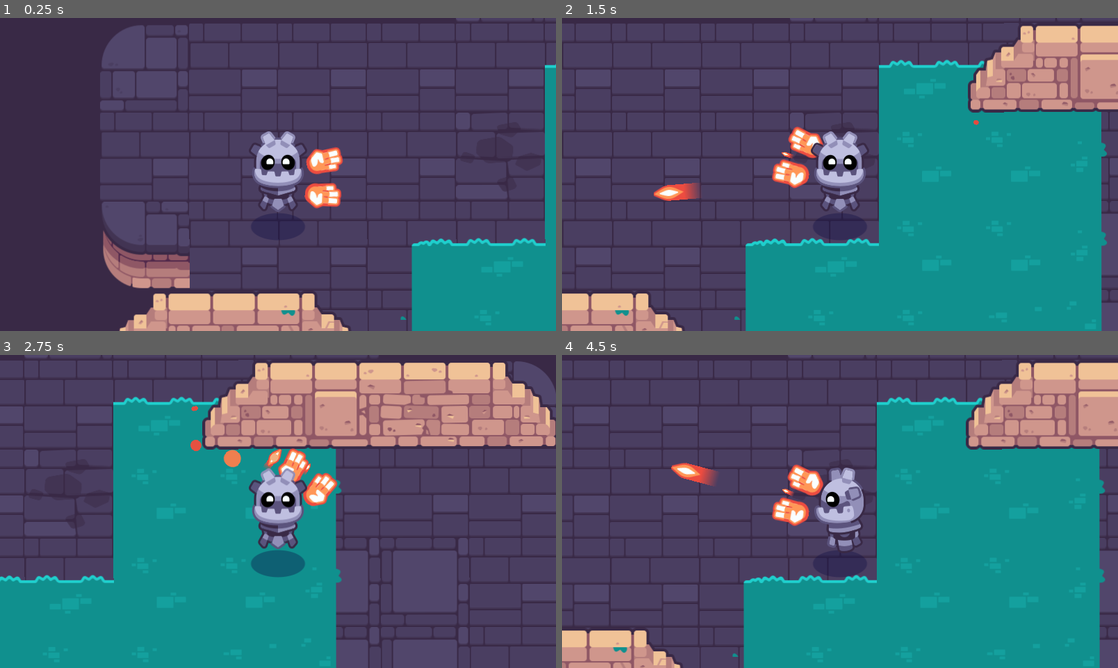
Above: before the commit, frames 1-4 (two rows, left to right).
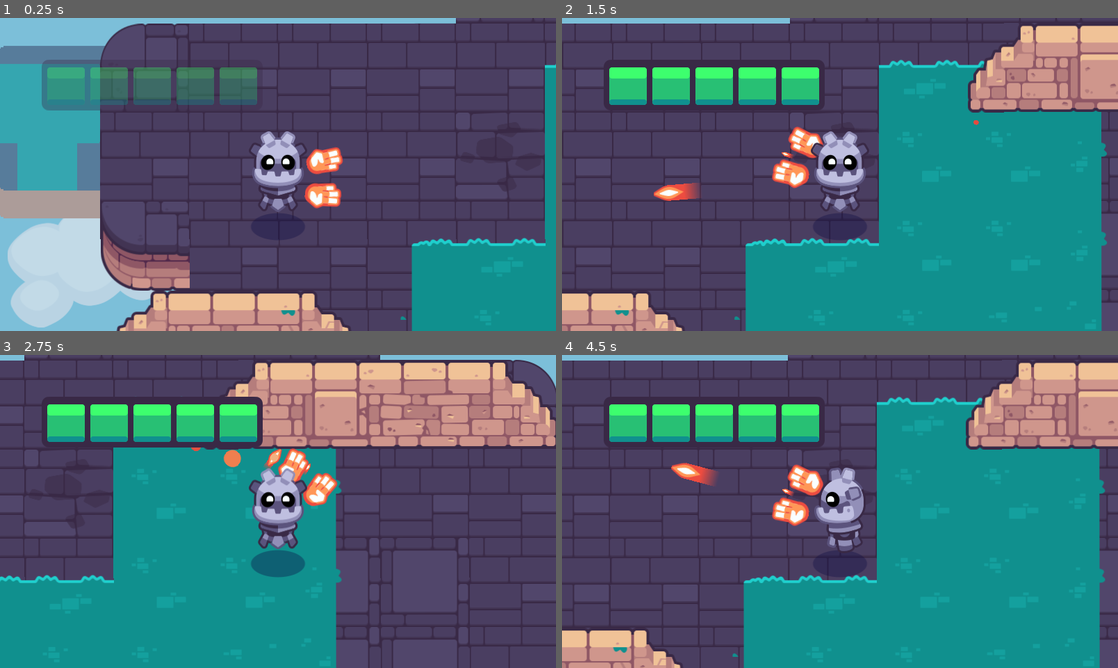
Above: after the commit, the same moments.

Repository: keliang5/2d-GameDev-Course
Game: Godot game, scene res://start.tscn
Two runs of this game, one before a commit and one after it. Both use one fixed random seed, a clock stepped at 60 frames per second and the inputs below. This scene is started directly instead of the project's main scene. Sound files missing from this copy of the repository are replaced by a short silence.
Inputs (mouse positions are in pixels of both pictures, inside the frame that each line leads up to):
- Up to frame 1 (0.25 s): no input
- Up to frame 2 (1.5 s): tap Enter at 0.5 s; move the mouse to (962, 158) at 0.52 s; hold D (move_right) 0.53-1.25 s; hold Mouse wheel down (cycle_weapon_down) 0.53-1.25 s; click (962, 158) at 0.67 s; drag from (728, 190) to (995, 124) at 1.27 s
- Up to frame 3 (2.75 s): move the mouse to (333, 442) at 2.02 s; press the mouse at (333, 442) at 2.03 s; hold D (move_right) from 2.03 s (still down)
- Up to frame 4 (4.5 s): release D (move_right) at 2.75 s; release the mouse at (895, 442) at 2.75 s; drag from (812, 574) to (751, 408) at 2.77 s; move the mouse to (1006, 558) at 3.52 s; hold A (move_left) 3.53-4.25 s; hold Mouse wheel up (cycle_weapon_up) 3.53-4.25 s; drag from (673, 464) to (756, 433) at 4.27 s

The runs differ from the first frame. In frame 1, 24% of the frame differs, in the area x 0-82%, y 0-100%; in frame 2, 6.8%; in frame 3, 6.7%; in frame 4, 6.8%.

Commit message:
Add a Sky and a healthbar

Diff:
--- a/02.getting-to-know-godot/start.tscn
+++ b/02.getting-to-know-godot/start.tscn
@@ -7,6 +7,8 @@
 [ext_resource type="PackedScene" uid="uid://cu2rb5dl4ljte" path="res://levels/rooms/room_a.tscn" id="5_il7hh"]
 [ext_resource type="PackedScene" uid="uid://dgayuh42w4v6u" path="res://levels/rooms/room_b.tscn" id="6_5ykbp"]
 [ext_resource type="PackedScene" uid="uid://cq0mmphkbrvmm" path="res://levels/rooms/room_c.tscn" id="7_t2qdx"]
+[ext_resource type="PackedScene" uid="uid://wdey00p3syru" path="res://levels/background/background_blue_sky.tscn" id="8_saif8"]
+[ext_resource type="PackedScene" uid="uid://cce7r30dfjm4r" path="res://interface/bars/ui_health_bar.tscn" id="9_v23ye"]
 
 [node name="Start" type="Node2D"]
 script = ExtResource("2")
@@ -35,3 +37,13 @@
 
 [node name="RoomC" parent="." instance=ExtResource("7_t2qdx")]
 position = Vector2(1664, -1536)
+
+[node name="BackgroundBlueSky" parent="." instance=ExtResource("8_saif8")]
+
+[node name="CanvasLayer" type="CanvasLayer" parent="."]
+
+[node name="UIHealthBar" parent="CanvasLayer" instance=ExtResource("9_v23ye")]
+offset_left = 60.0
+offset_top = 60.0
+offset_right = 378.0
+offset_bottom = 132.725
Not shown: 1 places in 02.getting-to-know-godot/start.tscn that only renumber resources
Not shown, changed: 02.getting-to-know-godot/godot_tours.log
Not shown, added: 02.getting-to-know-godot/godot_tours.log-8wY6Un
Not shown, removed: 02.getting-to-know-godot/godot_tours.log-rAdjNx
